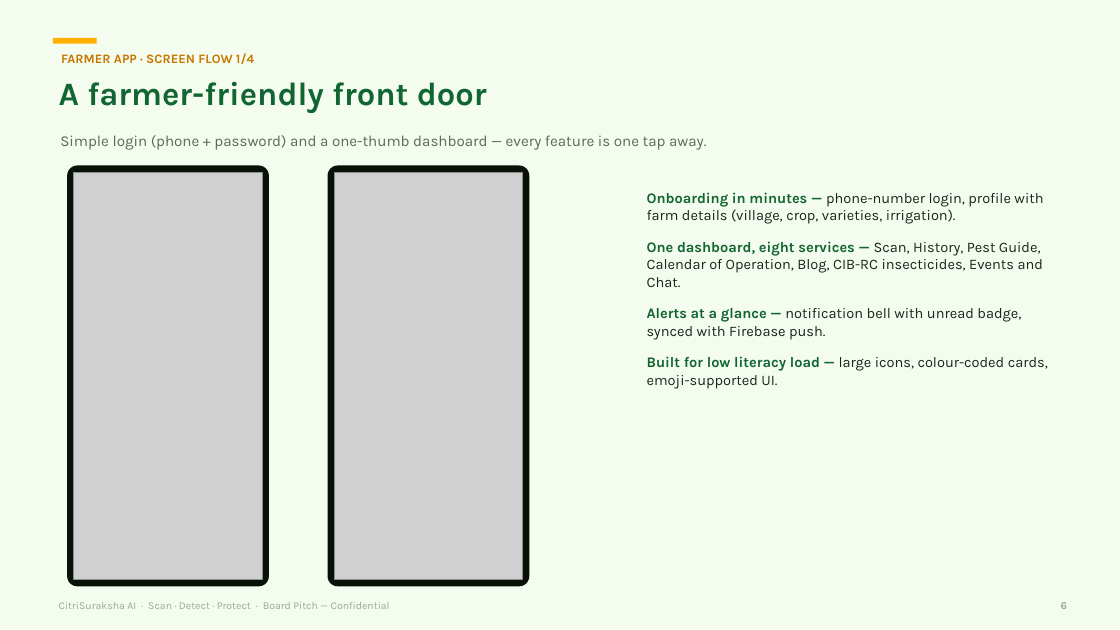
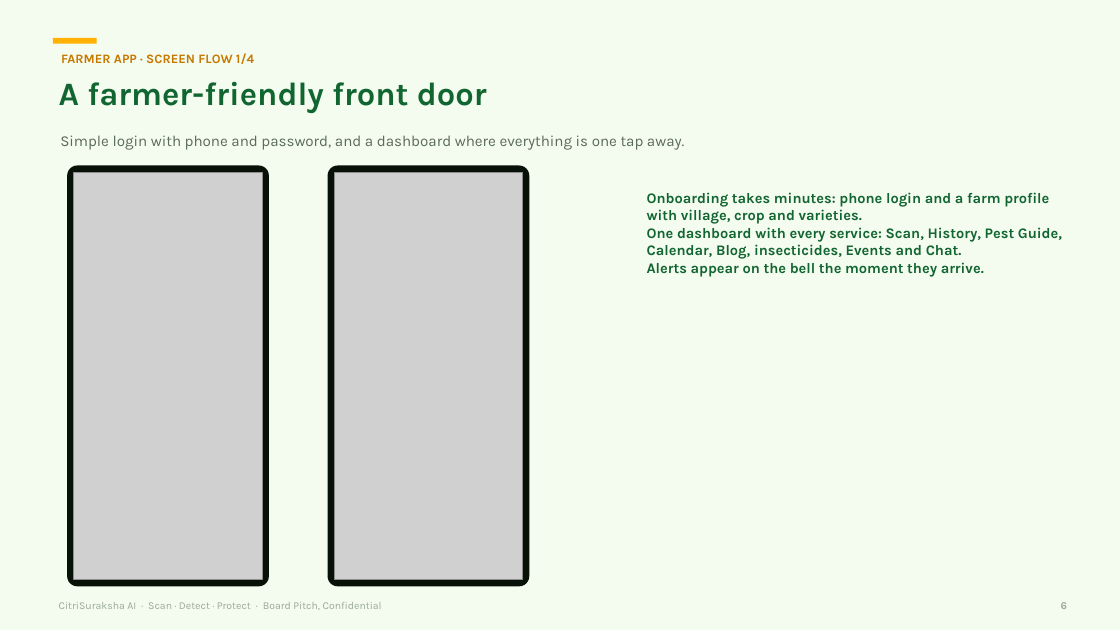
Before and after one commit to jagthapsaurabh/citrisurksha_ai, a slide deck: slide 6 of docs/pitch/CitriSuraksha_AI_Board_Pitch.pptx. Drawn at 1120x630 pixels with LibreOffice and Linux fonts; fonts in the diff are those of the drawing; grey boxes stand for pictures. Boxes give left, top, right and bottom in pixels: in the first picture for what was removed or moved away, otherwise in the second. Text is boxed around its words. In the diff, an @@ line names an element or a change of style, - is before the commit and + after.

Commit message:
Board deck copy: human voice, no versions/counts, ops line removed, no em-dashes (humanize_deck.py, idempotent)

```diff
--- a/docs/pitch/CitriSuraksha_AI_Board_Pitch.pptx
+++ b/docs/pitch/CitriSuraksha_AI_Board_Pitch.pptx
@@ text at box(60, 135, 684, 150): text changed @@
-Simple login (phone + password) and a one-thumb dashboard — every feature is one tap away.
+Simple login with phone and password, and a dashboard where everything is one tap away.
@@ text at box(647, 192, 1062, 277): text changed; text colour #1B271C to #116530; bold on @@
-Onboarding in minutes — phone-number login, profile with farm details (village, crop, varieties, irrigation).
-One dashboard, eight services — Scan, History, Pest Guide, Calendar of Operation, Blog, CIB-RC insecticides, Events and Chat.
-Alerts at a glance — notification bell with unread badge, synced with Firebase push.
-Built for low literacy load — large icons, colour-coded cards, emoji-supported UI.
+Onboarding takes minutes: phone login and a farm profile with village, crop and varieties.
+One dashboard with every service: Scan, History, Pest Guide, Calendar, Blog, insecticides, Events and Chat.
+Alerts appear on the bell the moment they arrive.
@@ text at box(59, 602, 382, 610): text changed @@
-CitriSuraksha AI · Scan · Detect · Protect · Board Pitch — Confidential
+CitriSuraksha AI · Scan · Detect · Protect · Board Pitch, Confidential
```
Also in this commit, not shown: 25 other slides changed, 1 other file.
